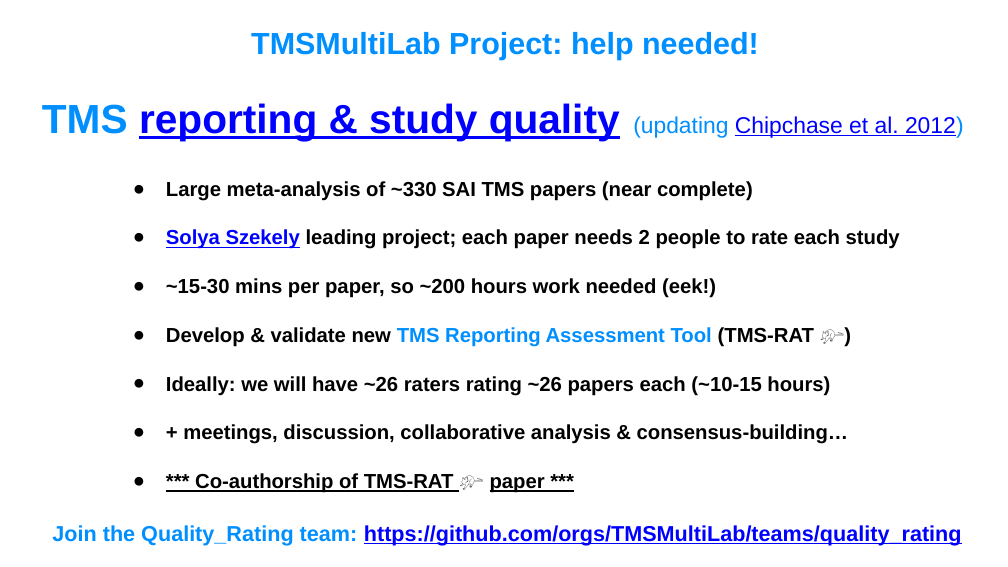
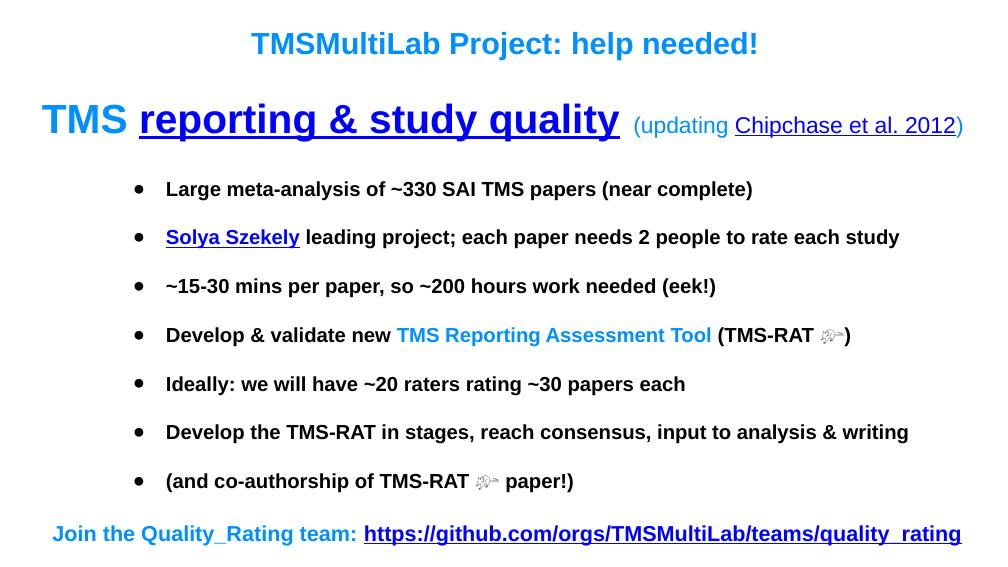
Before and after one commit to TMSMultiLab/TMSMultiLab, a slide deck: slide 13 of Meetings/2025_01_31_TMSMultiLab_Intro.pptx. Drawn at 1008x567 pixels with LibreOffice and Linux fonts; fonts in the diff are those of the drawing. Boxes give left, top, right and bottom in pixels: in the first picture for what was removed or moved away, otherwise in the second. Text is boxed around its words. In the diff, an @@ line names an element or a change of style, - is before the commit and + after.

```diff
--- a/Meetings/2025_01_31_TMSMultiLab_Intro.pptx
+++ b/Meetings/2025_01_31_TMSMultiLab_Intro.pptx
@@ text at (166,376,909,493): text changed @@
-● Ideally: we will have ~26 raters rating ~26 papers each (~10-15 hours)
-● + meetings, discussion, collaborative analysis & consensus-building…
-● *** Co-authorship of TMS-RAT 🐀 paper ***
+● Ideally: we will have ~20 raters rating ~30 papers each
+● Develop the TMS-RAT in stages, reach consensus, input to analysis & writing
+● (and co-authorship of TMS-RAT 🐀 paper!)
```
